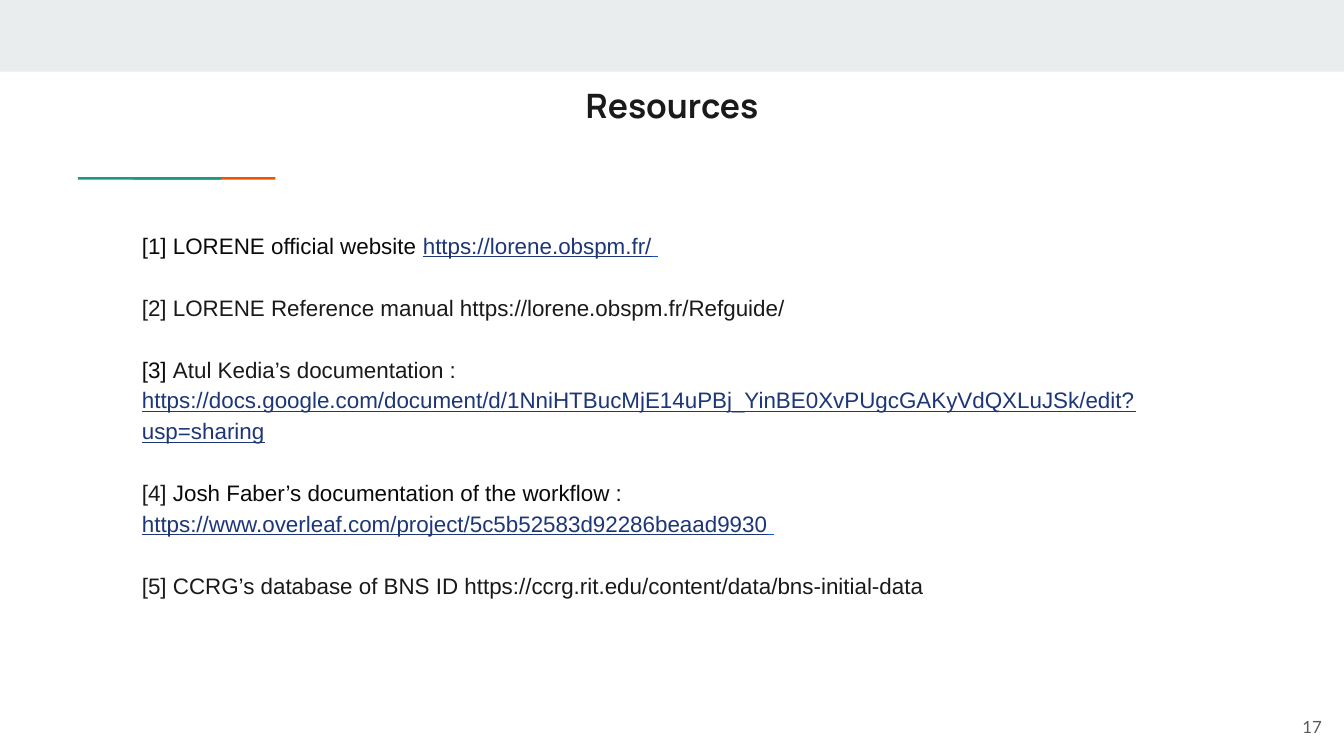
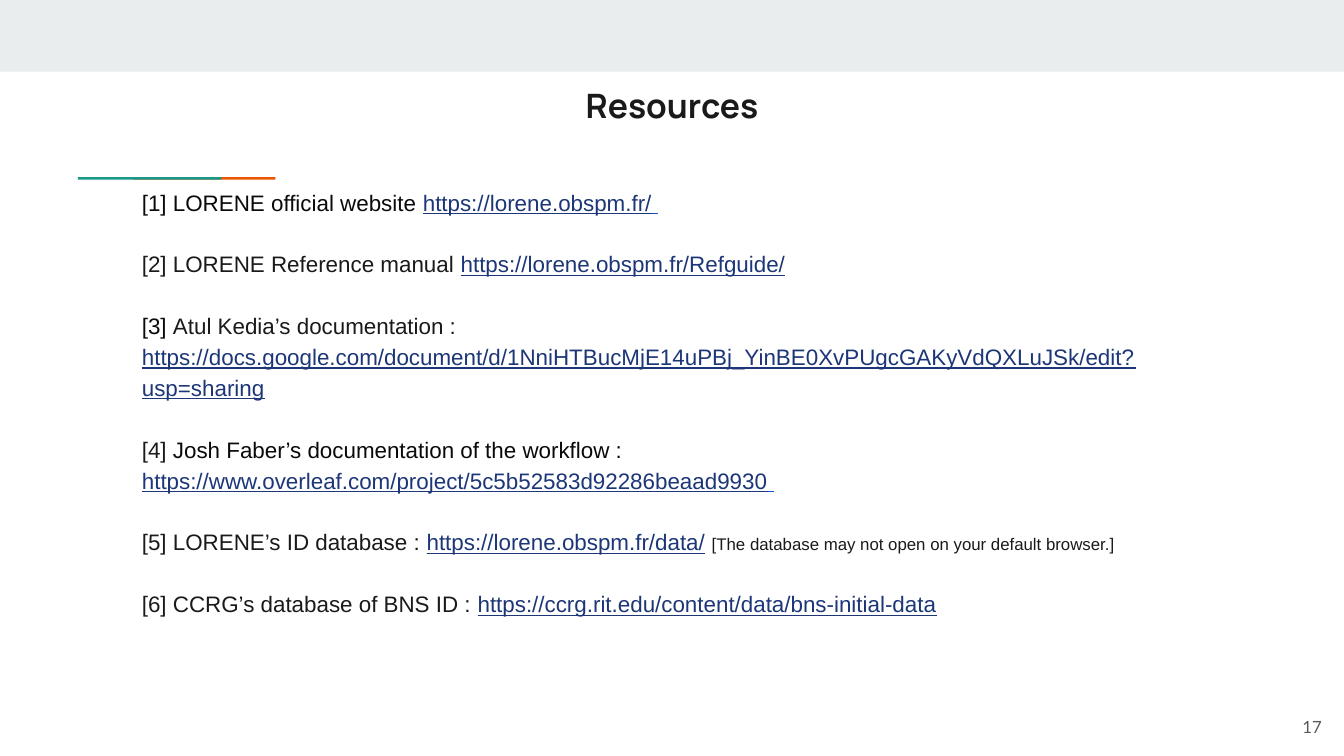
Before and after one commit to EinsteinToolkit/et2021uiuc, a slide deck: slide 17 of _lectures/13-AtulKedia2/Atul-LORENE talk.pptx. Drawn at 1344x756 pixels with LibreOffice and Linux fonts; fonts in the diff are those of the drawing. Boxes give left, top, right and bottom in pixels: in the first picture for what was removed or moved away, otherwise in the second. Text is boxed around its words. In the diff, an @@ line names an element or a change of style, - is before the commit and + after.

```diff
--- a/_lectures/13-AtulKedia2/Atul-LORENE talk.pptx
+++ b/_lectures/13-AtulKedia2/Atul-LORENE talk.pptx
@@ text "[1] LORENE official website https://lorene.obspm.fr/": place and size @@
-text "[1] LORENE official website https://lorene.obspm.fr/" at [142, 237, 1134, 599]
+text "[1] LORENE official website https://lorene.obspm.fr/" at [142, 194, 1134, 617]
@@ text at [142, 255, 785, 277]: text colour #1A1A1A to #1C3678, underline on in "https://lorene.obspm.fr/Refguide/" @@
@@ text at [142, 533, 1114, 617]: text changed @@
-[5] CCRG’s database of BNS ID https://ccrg.rit.edu/content/data/bns-initial-data
+[5] LORENE’s ID database : https://lorene.obspm.fr/data/ [The database may not open on your default browser.]
+[6] CCRG’s database of BNS ID : https://ccrg.rit.edu/content/data/bns-initial-data
```
Also in this commit, not shown: 5 other slides changed, 1 slide added.
